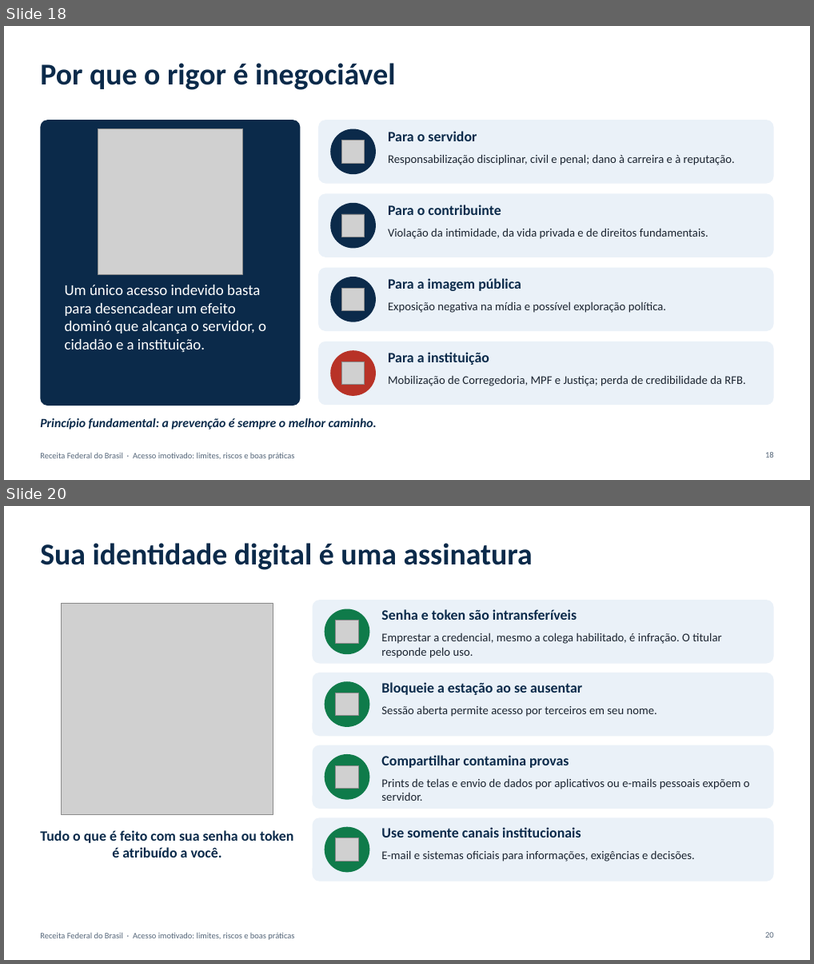
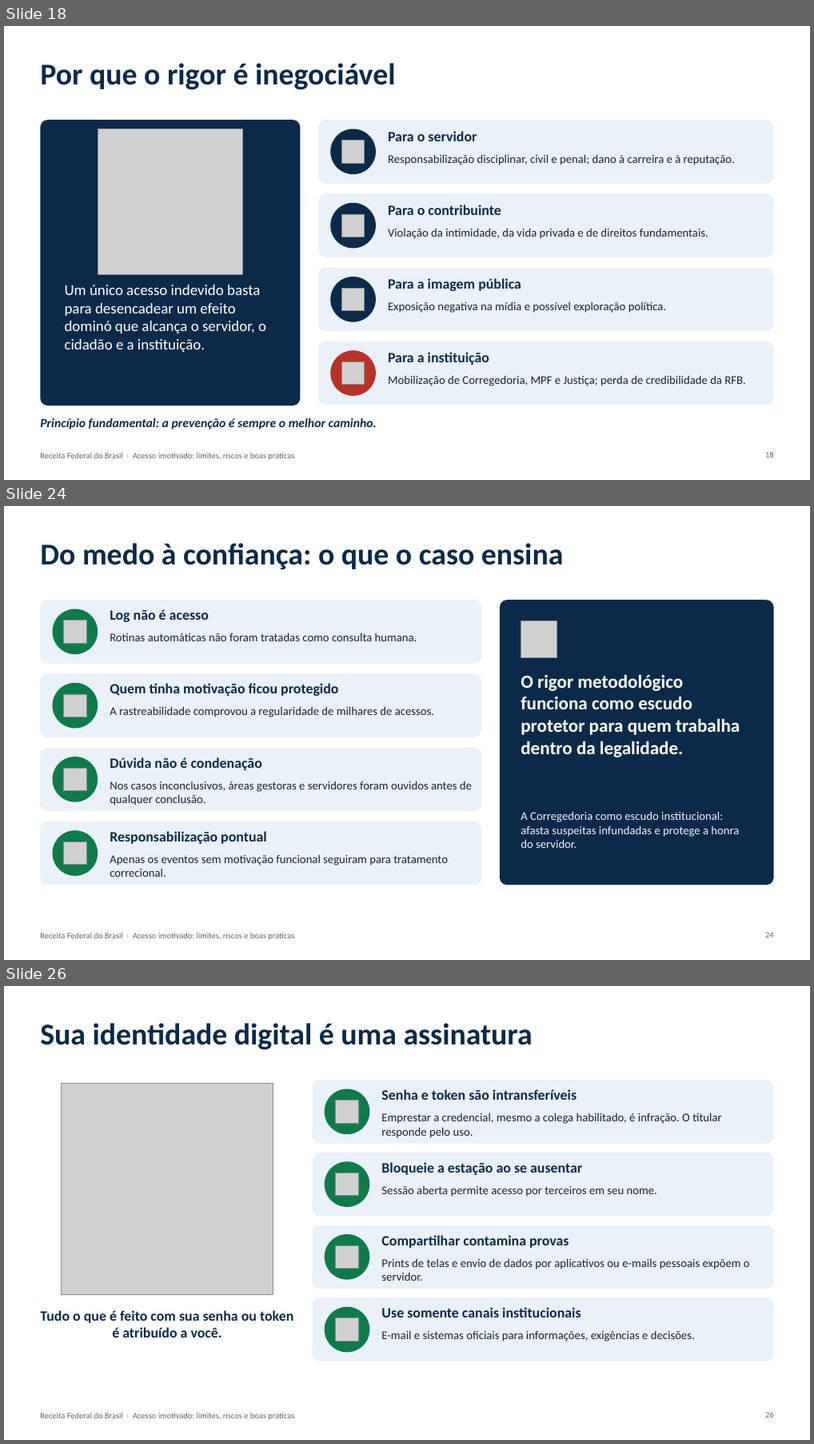
Before and after one commit to raphadesouzars-commits/desktop-tutorial, a slide deck: apresentacoes/Acesso_Imotivado_RFB.pptx. Shown one above the other, each under a label of ours: slides 18 and 20 before the commit, slides 18, 24 and 26 after it; the slides between them are not shown. The pictures are 814x964 and 814x1444 pixels, drawn with LibreOffice and Linux fonts; fonts in the diff are those of the drawing; grey boxes stand for pictures. Boxes give left, top, right and bottom in pixels: in the first picture for what was removed or moved away, otherwise in the second. Text is boxed around its words. In the diff, an @@ line names an element or a change of style, - is before the commit and + after.

```diff
--- a/apresentacoes/Acesso_Imotivado_RFB.pptx
+++ b/apresentacoes/Acesso_Imotivado_RFB.pptx
@@ slide 24 added at (x1=4, y1=506, x2=810, y2=960), background #FFFFFF; not listed: 1 template element that a slide beside it also shows @@
@@ title added at (x1=40, y1=543, x2=563, y2=570), 36 pt, text #0B2A4A, bold @@
+Do medo à confiança: o que o caso ensina
@@ rounded rectangle added at (x1=40, y1=600, x2=482, y2=664), fill #EAF1F8 @@
@@ rounded rectangle added at (x1=500, y1=600, x2=774, y2=884), fill #0B2A4A @@
@@ ellipse added at (x1=52, y1=609, x2=98, y2=654), fill #0F7B4A @@
@@ picture added at (x1=64, y1=620, x2=87, y2=644) @@
@@ text added at (x1=110, y1=609, x2=209, y2=622), 17 pt, text #0B2A4A, bold @@
+Log não é acesso
@@ picture added at (x1=522, y1=621, x2=558, y2=657) @@
@@ text added at (x1=110, y1=632, x2=418, y2=641), 14 pt, text #1B2430 @@
+Rotinas automáticas não foram tratadas como consulta humana.
@@ rounded rectangle added at (x1=40, y1=673, x2=482, y2=737), fill #EAF1F8 @@
@@ ellipse added at (x1=52, y1=683, x2=98, y2=728), fill #0F7B4A @@
@@ picture added at (x1=64, y1=694, x2=87, y2=717) @@
@@ text added at (x1=110, y1=683, x2=338, y2=696), 17 pt, text #0B2A4A, bold @@
+Quem tinha motivação ficou protegido
@@ text added at (x1=521, y1=674, x2=740, y2=757), 22 pt, text #FFFFFF, bold @@
+O rigor metodológico funciona como escudo protetor para quem trabalha dentro da legalidade.
@@ text added at (x1=110, y1=706, x2=434, y2=717), 14 pt, text #1B2430 @@
+A rastreabilidade comprovou a regularidade de milhares de acessos.
@@ rounded rectangle added at (x1=40, y1=748, x2=482, y2=811), fill #EAF1F8 @@
@@ ellipse added at (x1=52, y1=756, x2=98, y2=802), fill #0F7B4A @@
@@ picture added at (x1=64, y1=768, x2=87, y2=791) @@
@@ text added at (x1=110, y1=757, x2=262, y2=770), 17 pt, text #0B2A4A, bold @@
+Dúvida não é condenação
@@ text added at (x1=110, y1=780, x2=472, y2=805), 14 pt, text #1B2430 @@
+Nos casos inconclusivos, áreas gestoras e servidores foram ouvidos antes de qualquer conclusão.
@@ text added at (x1=521, y1=811, x2=739, y2=848), 14 pt, text #EAF1F8 @@
+A Corregedoria como escudo institucional: afasta suspeitas infundadas e protege a honra do servidor.
@@ rounded rectangle added at (x1=40, y1=821, x2=482, y2=884), fill #EAF1F8 @@
@@ ellipse added at (x1=52, y1=830, x2=98, y2=876), fill #0F7B4A @@
@@ text added at (x1=110, y1=831, x2=267, y2=844), 17 pt, text #0B2A4A, bold @@
+Responsabilização pontual
@@ picture added at (x1=64, y1=842, x2=87, y2=864) @@
@@ text added at (x1=110, y1=855, x2=448, y2=876), 14 pt, text #1B2430 @@
+Apenas os eventos sem motivação funcional seguiram para tratamento correcional.
@@ page number added at (x1=766, y1=932, x2=774, y2=937), 10 pt, text #56677A @@
+24
@@ what was slide 20 is now slide 26 @@
```
Also in this commit, not shown: 2 slides changed, 5 other slides added.
